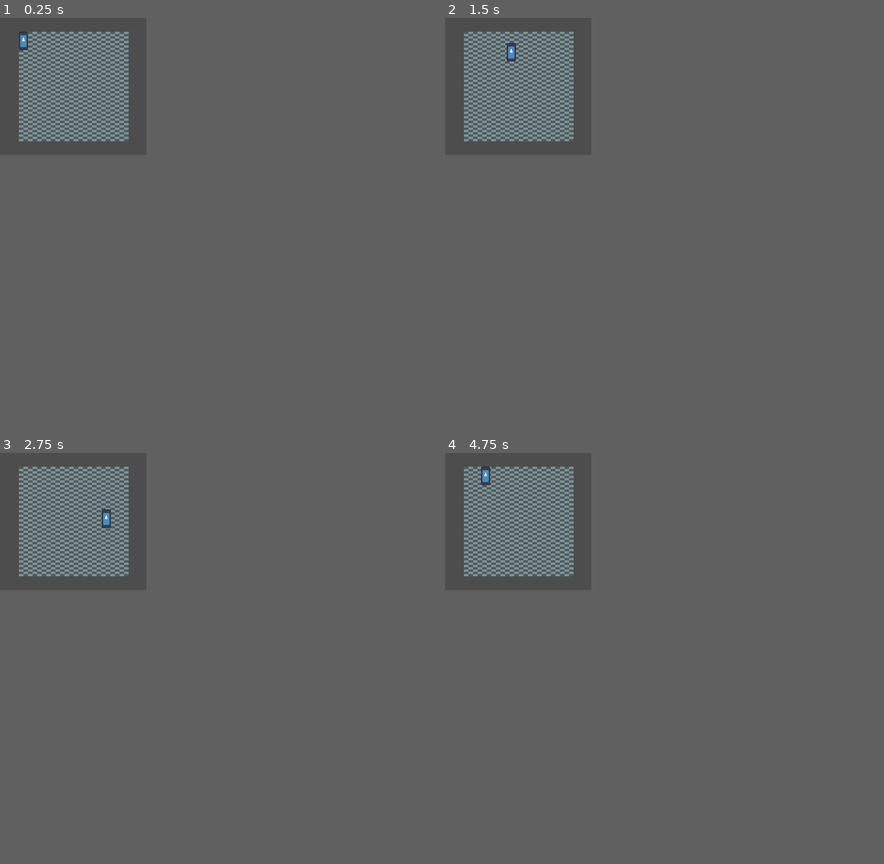
Above: before the commit, frames 1-4 (two rows, left to right).
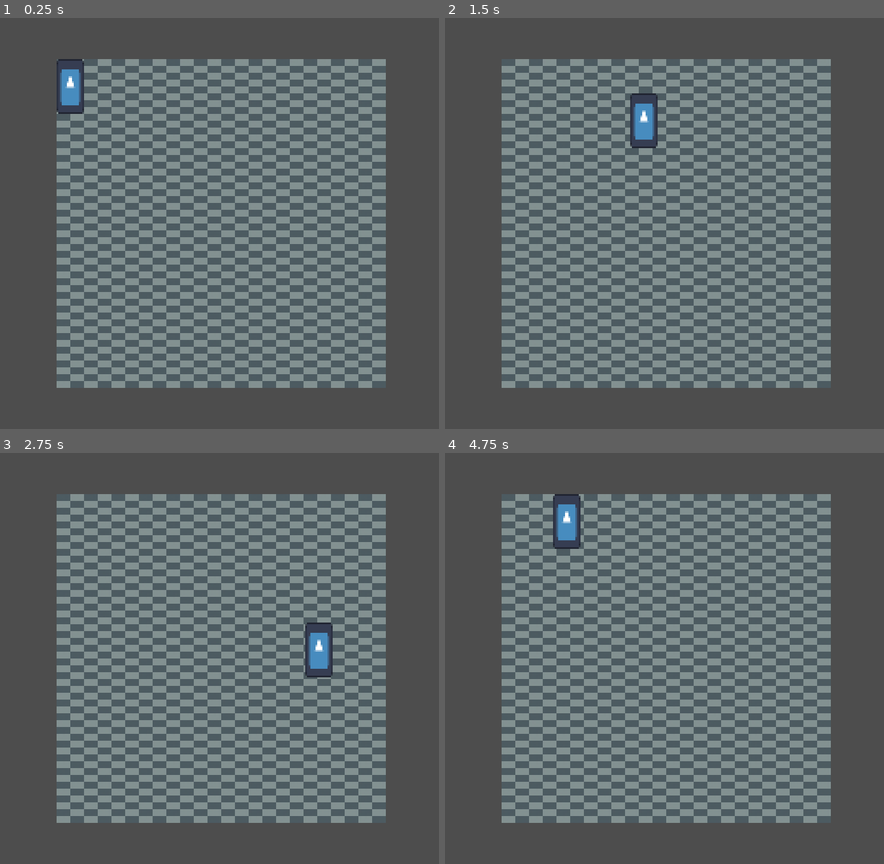
Above: after the commit, the same moments.

Repository: zach-sousa-dev/gdc-jam-1
Game: Godot game, scene res://scenes/test_environment.tscn
Same seed, same stepped clock (60 frames per second), same inputs: the game is played once before the commit and once after it. The engine's default icon, where the game draws it, is replaced by a stand-in: a white triangle on a blue panel in a dark square.
Inputs:
- Up to frame 1 (0.25 s): no input
- Up to frame 2 (1.5 s): tap Enter at 0.5 s; hold D (move_right) 0.53-1.28 s; hold S (move_down) from 1.28 s (still down)
- Up to frame 3 (2.75 s): release S (move_down) at 2.03 s; hold D (move_right) from 2.03 s (still down)
- Up to frame 4 (4.75 s): release D (move_right) at 2.78 s; hold W (move_up) 2.78-3.53 s; hold A (move_left) from 3.53 s (still down)
In our replay, the window is 256x240 before the commit and 768x720 after it. These sizes can differ from the game's own. Grey fills any space a smaller window leaves; there, only what the larger window draws over its background counts as a difference.

The runs differ from the first frame. In frame 1, 32% of the frame differs, in the area x 4-88%, y 3-90%; in frame 2, 32%; in frame 3, 32%; in frame 4, 32%.

Commit message:
tweaked project display settings

Diff:
--- a/project.godot
+++ b/project.godot
@@ -19,6 +19,9 @@
 
 window/size/viewport_width=256
 window/size/viewport_height=240
+window/size/mode=2
+window/stretch/mode="viewport"
+window/stretch/scale_mode="integer"
 
 [input]
 
